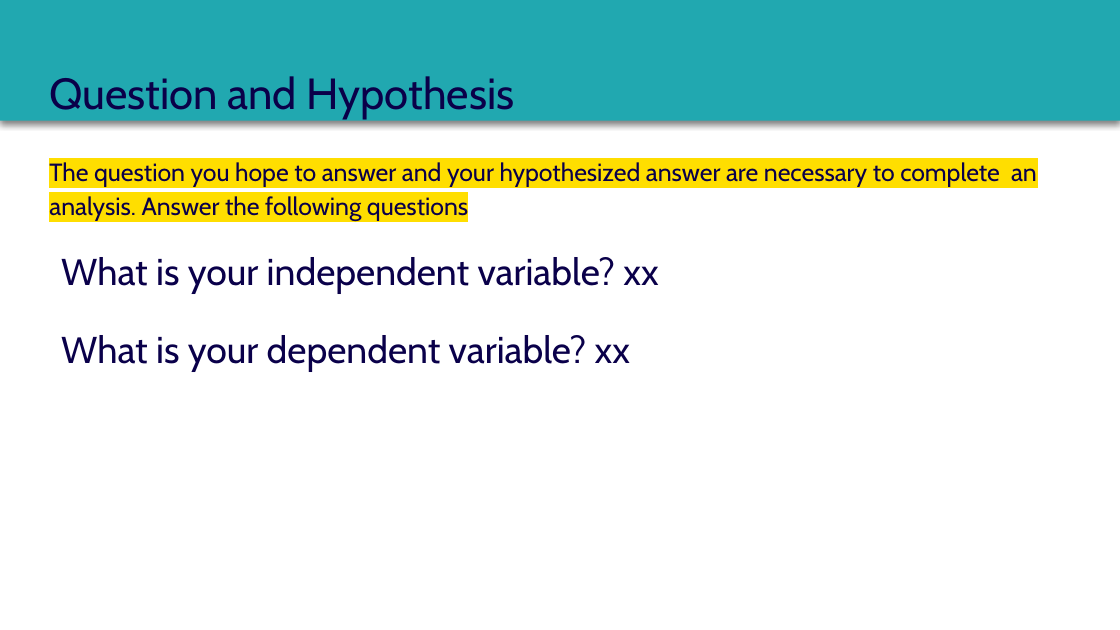
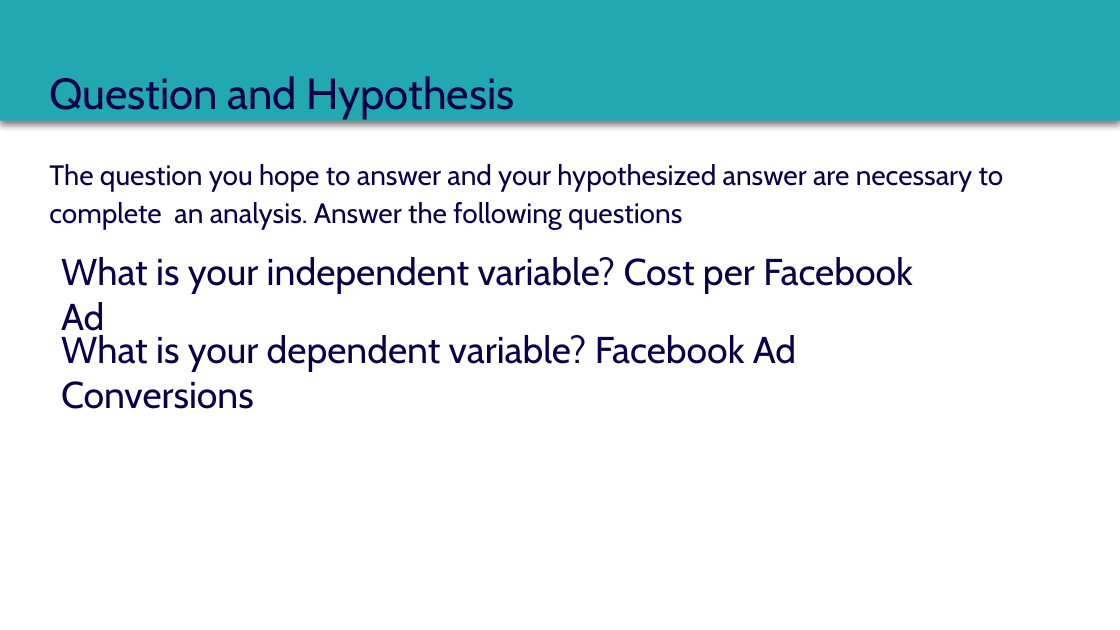
Before and after one commit to dennislamcv1/MetaMarketingAnalytics, a slide deck: slide 13 of Statistics for Marketing/Course 3 Capstone Deck.pptx (slide 14 before the commit). Drawn at 1120x630 pixels with LibreOffice and Linux fonts; fonts in the diff are those of the drawing. Boxes give left, top, right and bottom in pixels: in the first picture for what was removed or moved away, otherwise in the second. Text is boxed around its words. In the diff, an @@ line names an element or a change of style, - is before the commit and + after.

```diff
--- a/Statistics for Marketing/Course 3 Capstone Deck.pptx
+++ b/Statistics for Marketing/Course 3 Capstone Deck.pptx
@@ text "The question you hope to ..." at [49,164,1004,230]: size 16 to 18 pt, highlight #FFDE00 to none @@
@@ text at [61,257,913,338]: text changed @@
-What is your independent variable? xx
+What is your independent variable? Cost per Facebook Ad
@@ text at [61,335,796,409]: text changed @@
-What is your dependent variable? xx
+What is your dependent variable? Facebook Ad Conversions
```
Also in this commit, not shown: 14 other slides changed, 1 slide removed, 7 other files.
